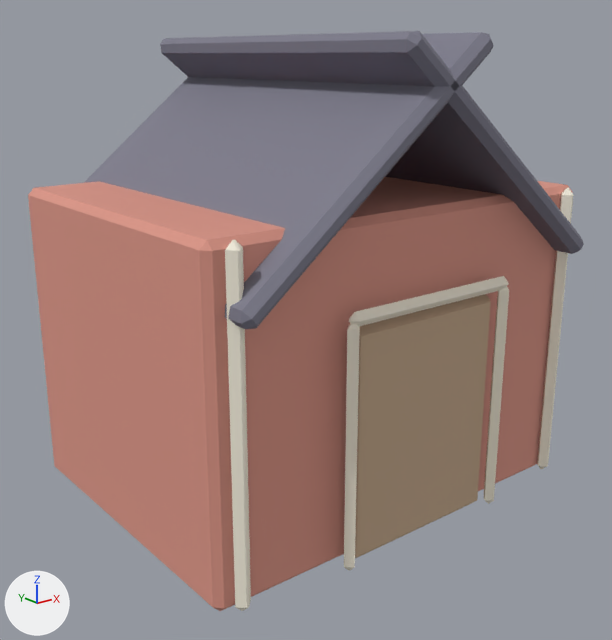
The glTF model assets/models/barn.glb, before and after one commit.
One viewpoint serves both versions: a camera (50 mm lens) standing at (-4.8, -6.03, 3.94) and looking at (-0.07, -0.13, 1.58). Arrows for +X, +Y and +Z are at lower left; the lights stay in place. The first picture is the older version. Vertices at exactly the same position are counted once.

Objects in the first picture: 'barn'.
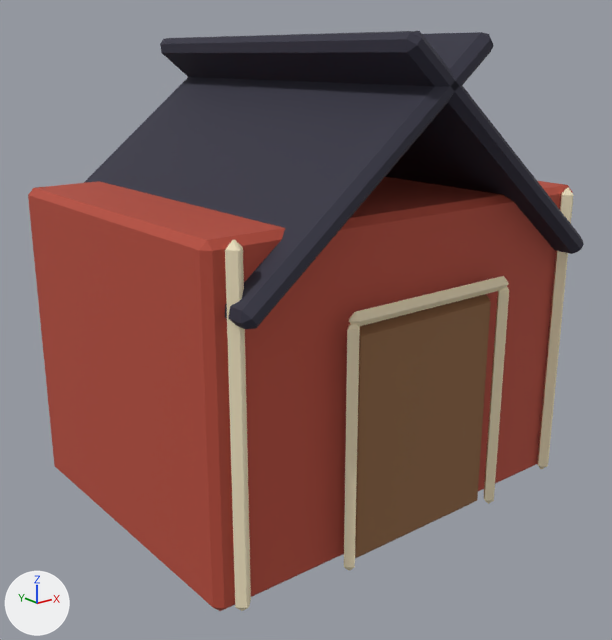
Patch to the scene script:
```diff
--- a/assets/models/barn.glb.py
+++ b/assets/models/barn.glb.py
@@ mat_cluck_wood_001 @@
+mat_cluck_wood_001 = principled_material('Cluck_wood.001')
+mat_cluck_wood_001.base_color = (0.272, 0.128, 0.0511)  # brown #8e6440
+mat_cluck_wood_001.roughness = 0.82
@@ mat_cluck_barn_001 @@
+mat_cluck_barn_001 = principled_material('Cluck_barn.001')
+mat_cluck_barn_001.base_color = (0.465, 0.0697, 0.0415)  # red #b64b39
+mat_cluck_barn_001.roughness = 0.82
@@ mat_cluck_dark_001 @@
+mat_cluck_dark_001 = principled_material('Cluck_dark.001')
+mat_cluck_dark_001.base_color = (0.0303, 0.029, 0.0511)  # greyish blue #313040
+mat_cluck_dark_001.roughness = 0.82
@@ mat_cluck_cream_001 @@
+mat_cluck_cream_001 = principled_material('Cluck_cream.001')
+mat_cluck_cream_001.base_color = (0.916, 0.805, 0.554)  # beige #f5e8c4
+mat_cluck_cream_001.roughness = 0.82
@@ me_cube_001 @@
 me_cube_001.from_pydata(...)  # 150 vertices, 264 faces; spans x -2.0..2.0, y -1.75..1.75, z 0.0..4.09
 # used by ob_barn; location = (0.0, 0.0, 0.0)
+# me_cube_001 part 1: all 44 faces that had it switch from mat_cluck_barn (pink #db9485) to mat_cluck_barn_001 (red #b64b39)
+# me_cube_001 part 2: all 104 faces that had it switch from mat_cluck_cream (pale yellow #fbf4e3) to mat_cluck_cream_001 (beige #f5e8c4)
+# me_cube_001 part 3: all 28 faces that had it switch from mat_cluck_wood (beige #c4a88b) to mat_cluck_wood_001 (brown #8e6440)
+# me_cube_001 part 4: all 88 faces that had it switch from mat_cluck_dark (grey #7d7c8b) to mat_cluck_dark_001 (greyish blue #313040)
```

Boxes (x1, y1, x2, y2) around the edits, measured in the pictures (612 x 640 px):
part 1 of me_cube_001, recoloured (darker): (28, 177, 573, 611) in both
part 2 of me_cube_001, recoloured: (225, 187, 574, 611) in both
part 3 of me_cube_001, recoloured (beige to brown): (355, 294, 491, 558) in both
part 4 of me_cube_001, recoloured (grey to greyish blue): (84, 31, 584, 329) in both
